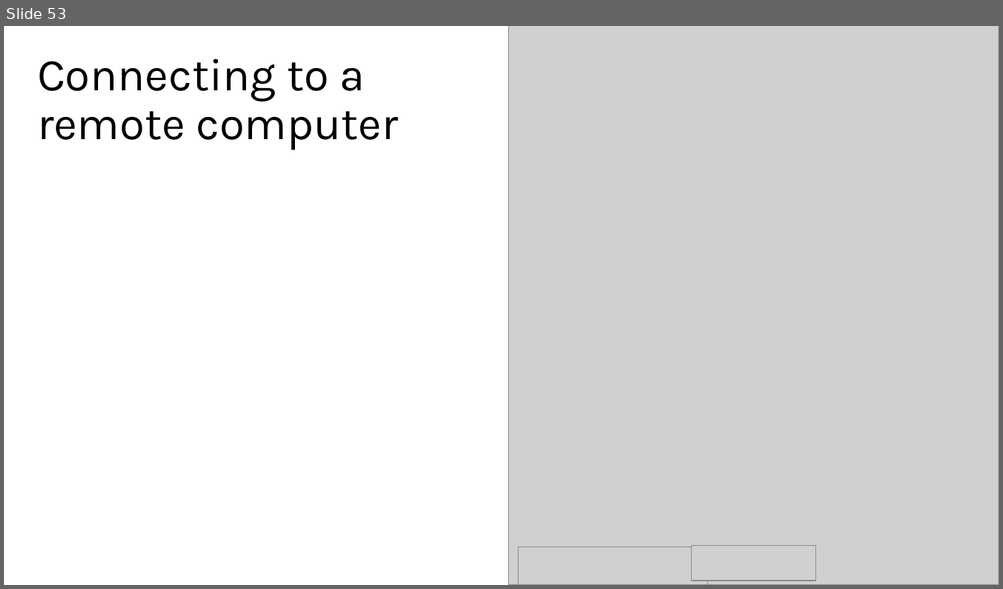
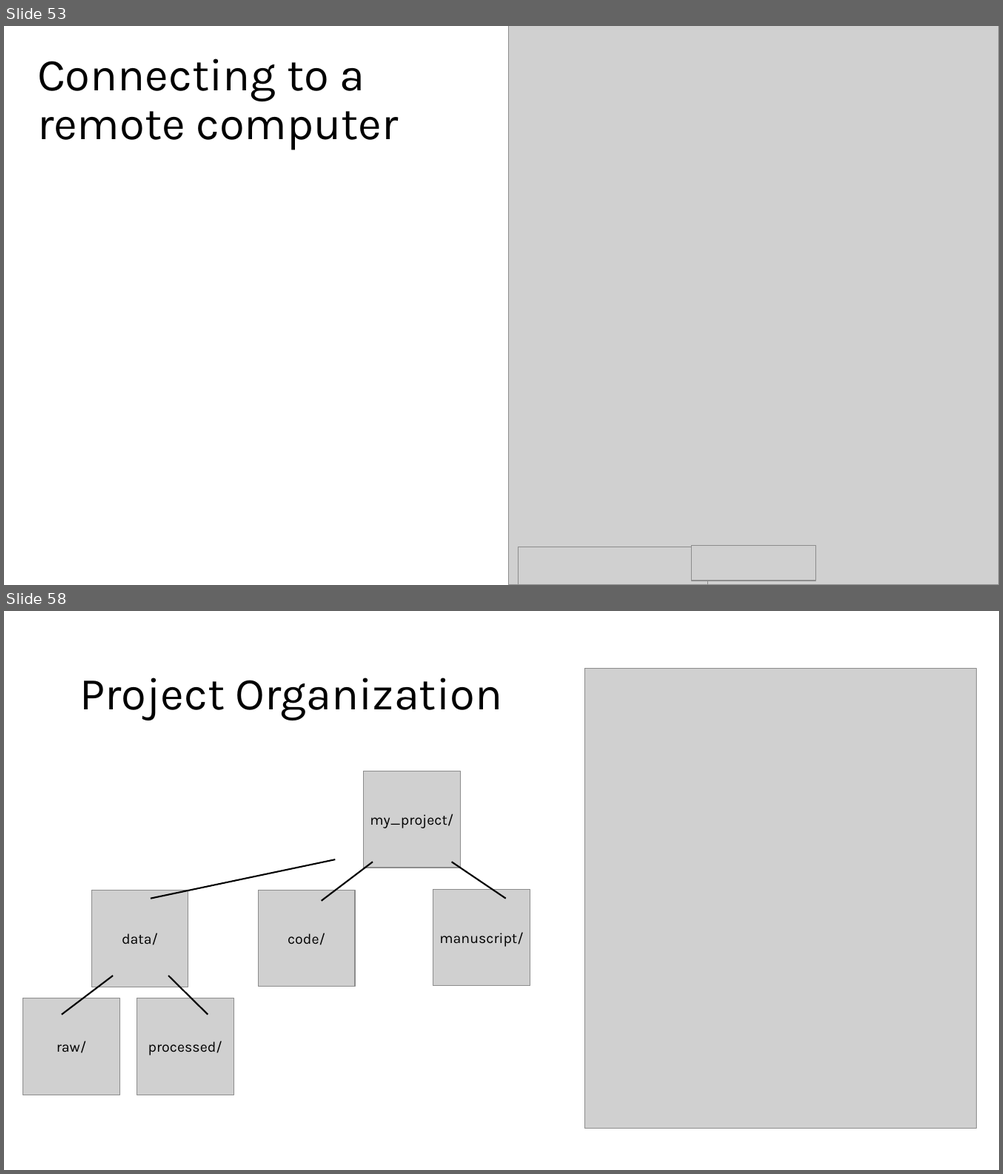
Before and after one commit to harvardinformatics/short-trainings, a slide deck: cmd-line-101/filesystems.pptx. Shown one above the other, each under a label of ours: slide 53 before the commit, slides 53 and 58 after it; the slides between them are not shown. The pictures are 1003x589 and 1003x1174 pixels, drawn with LibreOffice and Linux fonts; fonts in the diff are those of the drawing; grey boxes stand for pictures. Boxes give left, top, right and bottom in pixels: in the first picture for what was removed or moved away, otherwise in the second. Text is boxed around its words. In the diff, an @@ line names an element or a change of style, - is before the commit and + after.

```diff
--- a/cmd-line-101/filesystems.pptx
+++ b/cmd-line-101/filesystems.pptx
@@ slide 58 added at (4, 611, 999, 1170), background #FFFFFF @@
@@ picture added at (584, 669, 976, 1129) @@
@@ title added at (79, 678, 502, 721), 44 pt, text #000000 @@
+Project Organization
@@ picture added at (364, 772, 461, 869) @@
@@ text added at (370, 814, 453, 829), 14 pt, text #000000 @@
+my_project/
@@ line added from (151, 899) to (336, 860), #000000 1.5 pt @@
@@ line added from (321, 901) to (373, 863), #000000 1.5 pt @@
@@ line added from (506, 899) to (452, 863), #000000 1.5 pt @@
@@ picture added at (91, 891, 188, 988) @@
@@ picture added at (259, 890, 356, 987) @@
@@ picture added at (433, 889, 530, 986) @@
@@ text added at (122, 933, 158, 945), 14 pt, text #000000 @@
+data/
@@ text added at (287, 933, 325, 945), 14 pt, text #000000 @@
+code/
@@ text added at (439, 932, 523, 947), 14 pt, text #000000 @@
+manuscript/
@@ line added from (62, 1014) to (113, 976), #000000 1.5 pt @@
@@ line added from (208, 1014) to (168, 976), #000000 1.5 pt @@
@@ picture added at (22, 998, 119, 1095) @@
@@ picture added at (136, 998, 234, 1095) @@
@@ text added at (57, 1041, 87, 1054), 14 pt, text #000000 @@
+raw/
@@ text added at (148, 1041, 222, 1056), 14 pt, text #000000 @@
+processed/
```
Also in this commit, not shown: 1 slide changed, 5 other slides added.
